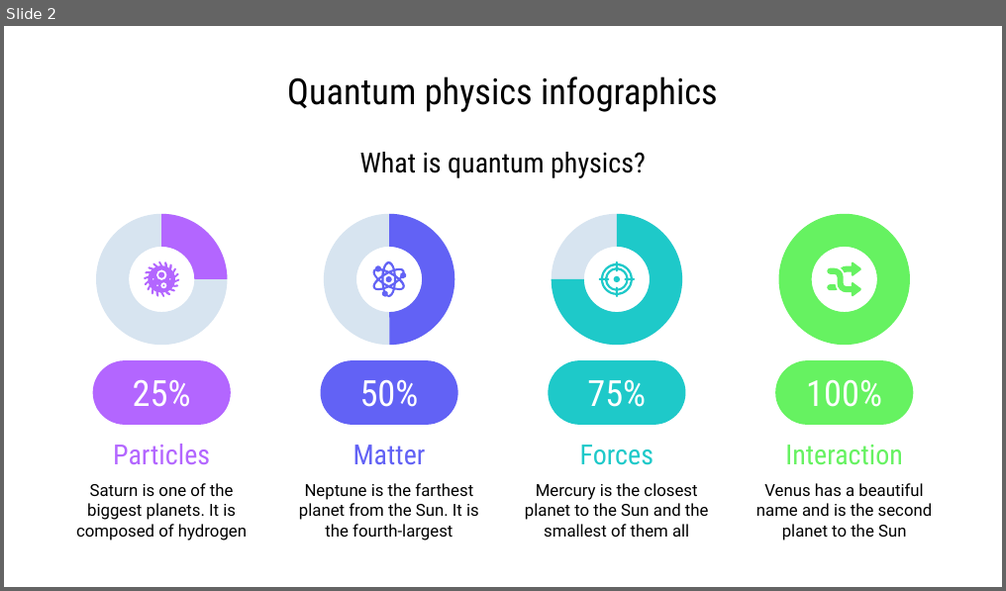
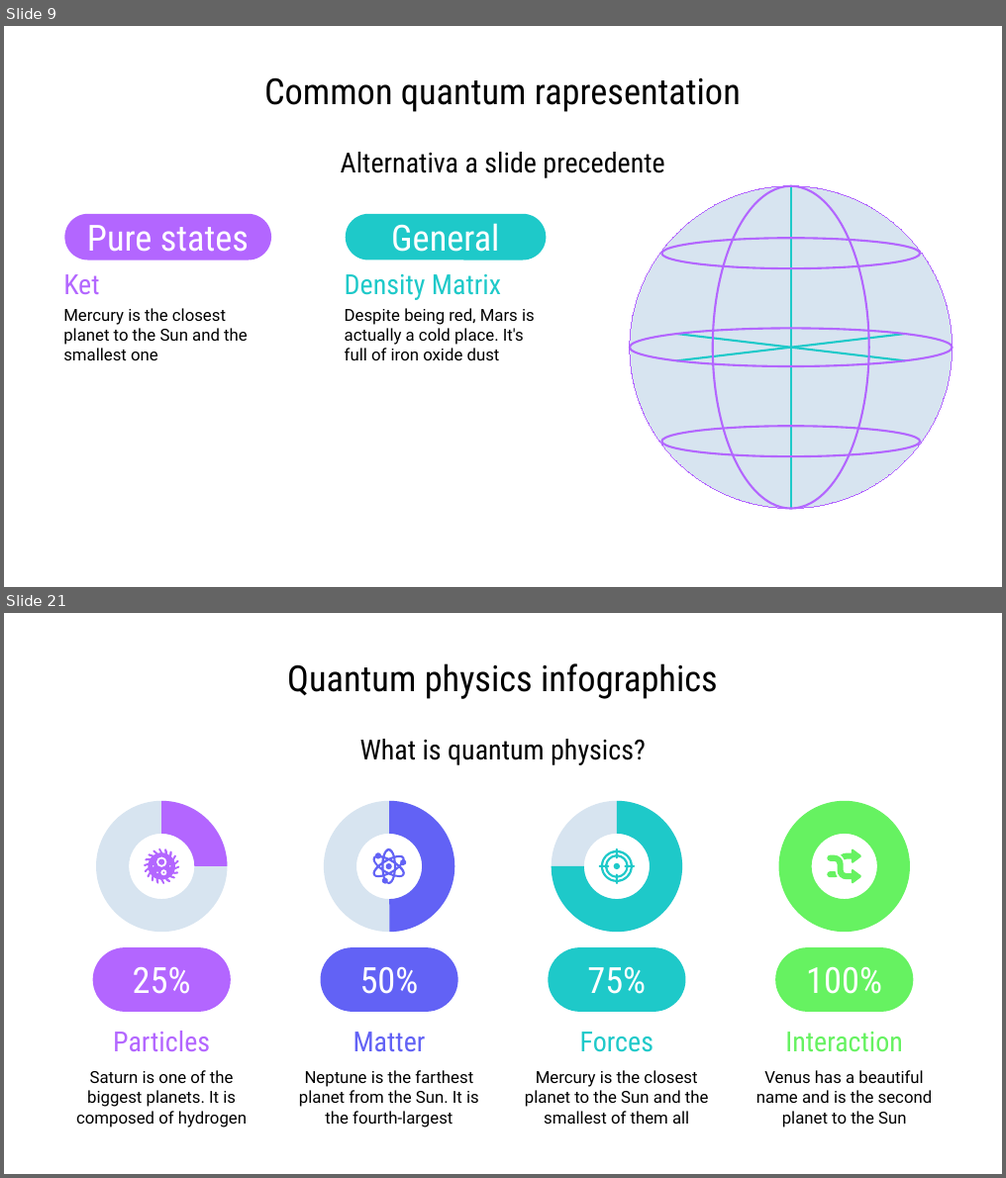
Before and after one commit to Moriarty2002/quantum-information, a slide deck: docs/elaborato.pptx. Shown one above the other, each under a label of ours: slide 2 before the commit, slides 9 and 21 after it; the slides between them are not shown. The pictures are 1006x591 and 1006x1178 pixels, drawn with LibreOffice and Linux fonts; fonts in the diff are those of the drawing. Boxes give left, top, right and bottom in pixels: in the first picture for what was removed or moved away, otherwise in the second. Text is boxed around its words. In the diff, an @@ line names an element or a change of style, - is before the commit and + after.

```diff
--- a/docs/elaborato.pptx
+++ b/docs/elaborato.pptx
@@ slide 9 added at [4,26,1002,587], background #FFFFFF @@
@@ title added at [264,77,741,112], 26 pt, text #000000 @@
+Common quantum rapresentation
@@ text added at [341,152,664,178], 20 pt, text #000000 @@
+Alternativa a slide precedente
@@ group added at [630,186,952,509]: 5 ellipses, 3 lines @@
@@ rounded rectangle added at [64,214,271,260], fill #B366FF, 26 pt, text #FFFFFF @@
+Pure states
@@ rounded rectangle added at [346,214,546,260], fill #1EC9C9, 26 pt, text #FFFFFF @@
+General
@@ text added at [63,274,99,294], 20 pt, text #B366FF @@
+Ket
@@ text added at [345,274,501,300], 20 pt, text #1EC9C9 @@
+Density Matrix
@@ text added at [63,308,248,361], 12 pt, text #000000 @@
+Mercury is the closest planet to the Sun and the smallest one
@@ text added at [345,308,535,361], 12 pt, text #000000 @@
+Despite being red, Mars is actually a cold place. It's full of iron oxide dust
@@ what was slide 2 is now slide 21 @@
```
Also in this commit, not shown: 2 slides changed, 18 other slides added, 1 other file.
